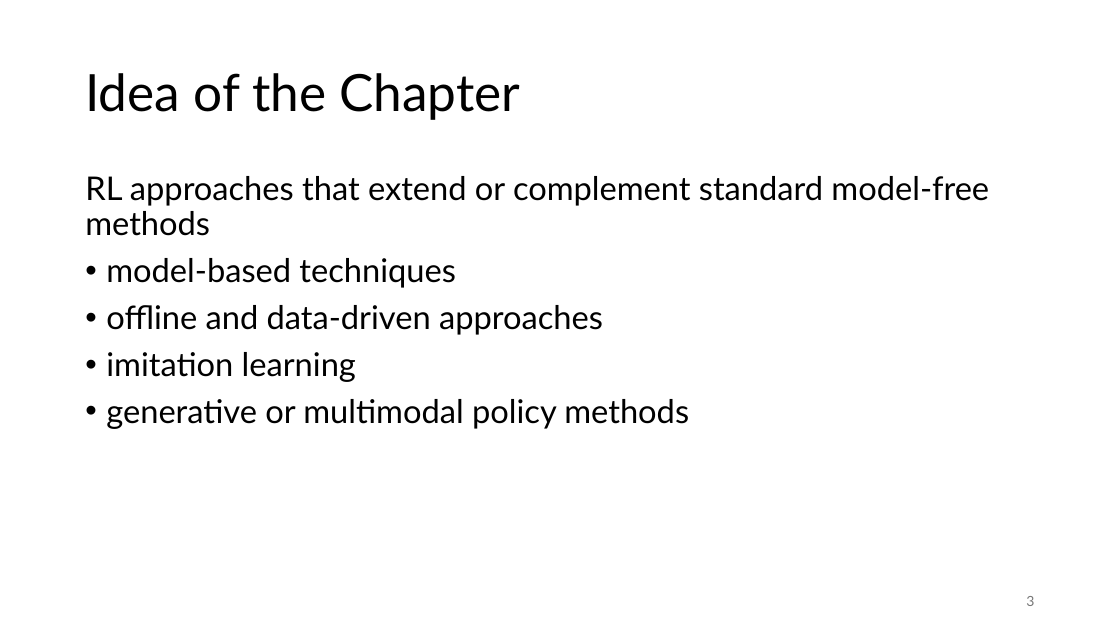
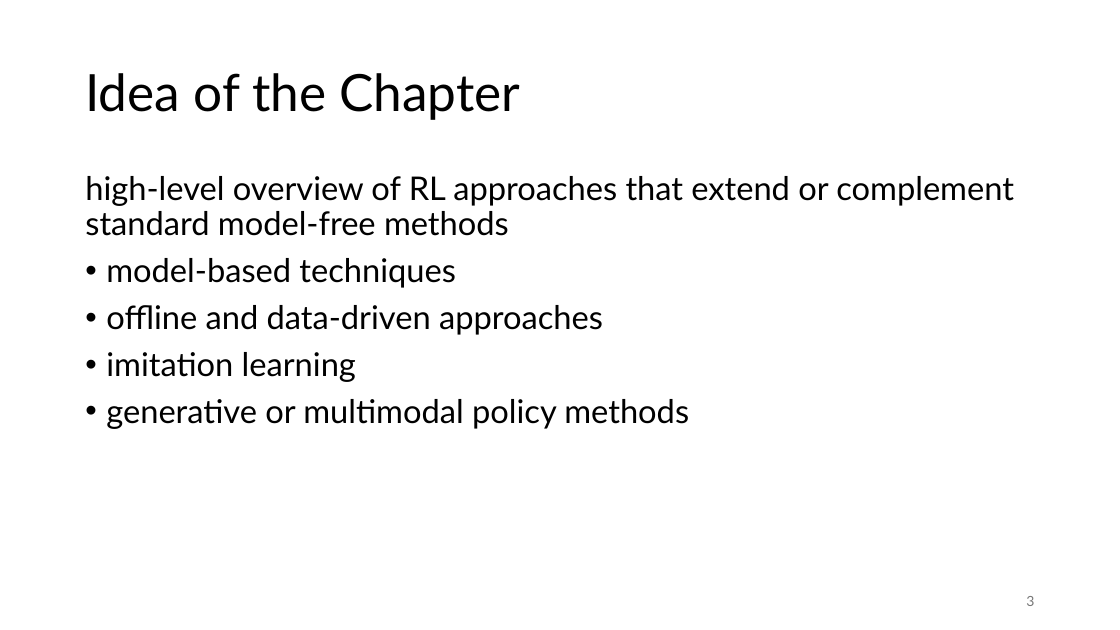
Before and after one commit to FelixWick/reinforcement_learning, a slide deck: slide 3 of slides/5_advanced.pptx. Drawn at 1120x630 pixels with LibreOffice and Linux fonts; fonts in the diff are those of the drawing. Boxes give left, top, right and bottom in pixels: in the first picture for what was removed or moved away, otherwise in the second. Text is boxed around its words. In the diff, an @@ line names an element or a change of style, - is before the commit and + after.

Commit message:
last chapter more high level

```diff
--- a/slides/5_advanced.pptx
+++ b/slides/5_advanced.pptx
@@ text at bbox=[85, 176, 1014, 236]: text changed @@
-RL approaches that extend or complement standard model-free methods
+high-level overview of RL approaches that extend or complement standard model-free methods
```
Also in this commit, not shown: 11 other slides changed, 1 slide removed.
